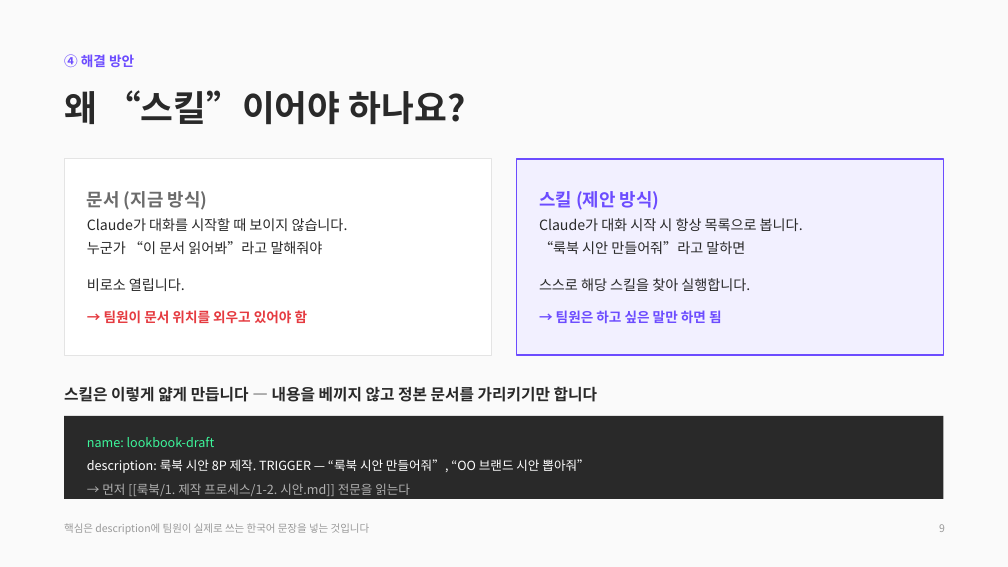
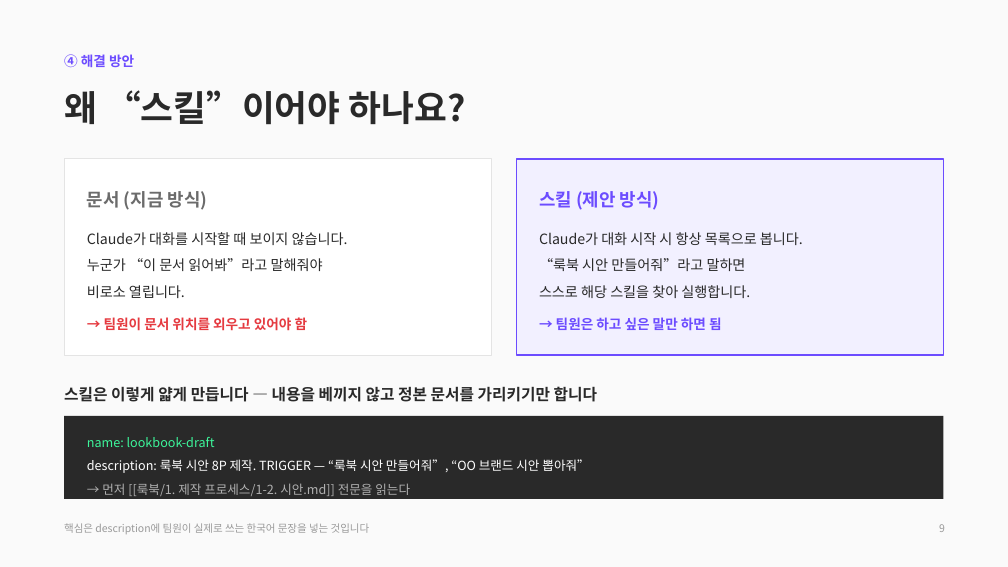
Before and after one commit to CdBd-in/design, a slide deck: slide 11 of CdBd 문서 체계 진단 및 개편 제안.pptx. Drawn at 1008x567 pixels with LibreOffice and Linux fonts; fonts in the diff are those of the drawing. Boxes give left, top, right and bottom in pixels: in the first picture for what was removed or moved away, otherwise in the second. Text is boxed around its words. In the diff, an @@ line names an element or a change of style, - is before the commit and + after.

```diff
--- a/CdBd 문서 체계 진단 및 개편 제안.pptx
+++ b/CdBd 문서 체계 진단 및 개편 제안.pptx
@@ text at bbox=[87, 232, 348, 298]: text changed @@
-Claude가 대화를 시작할 때 보이지 않습니다.
-누군가 “이 문서 읽어봐”라고 말해줘야
-비로소 열립니다.
+Claude가 대화를 시작할 때 보이지 않습니다.
+누군가 “이 문서 읽어봐”라고 말해줘야
+비로소 열립니다.
@@ text at bbox=[539, 232, 803, 298]: text changed @@
-Claude가 대화 시작 시 항상 목록으로 봅니다.
-“룩북 시안 만들어줘”라고 말하면
-스스로 해당 스킬을 찾아 실행합니다.
+Claude가 대화 시작 시 항상 목록으로 봅니다.
+“룩북 시안 만들어줘”라고 말하면
+스스로 해당 스킬을 찾아 실행합니다.
```
Also in this commit, not shown: 5 other slides changed.
